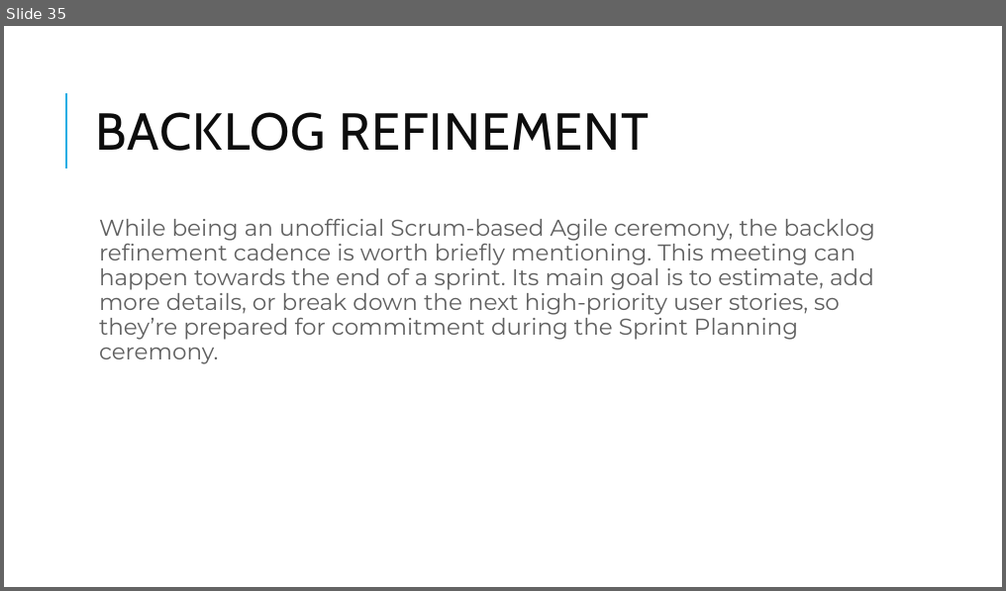
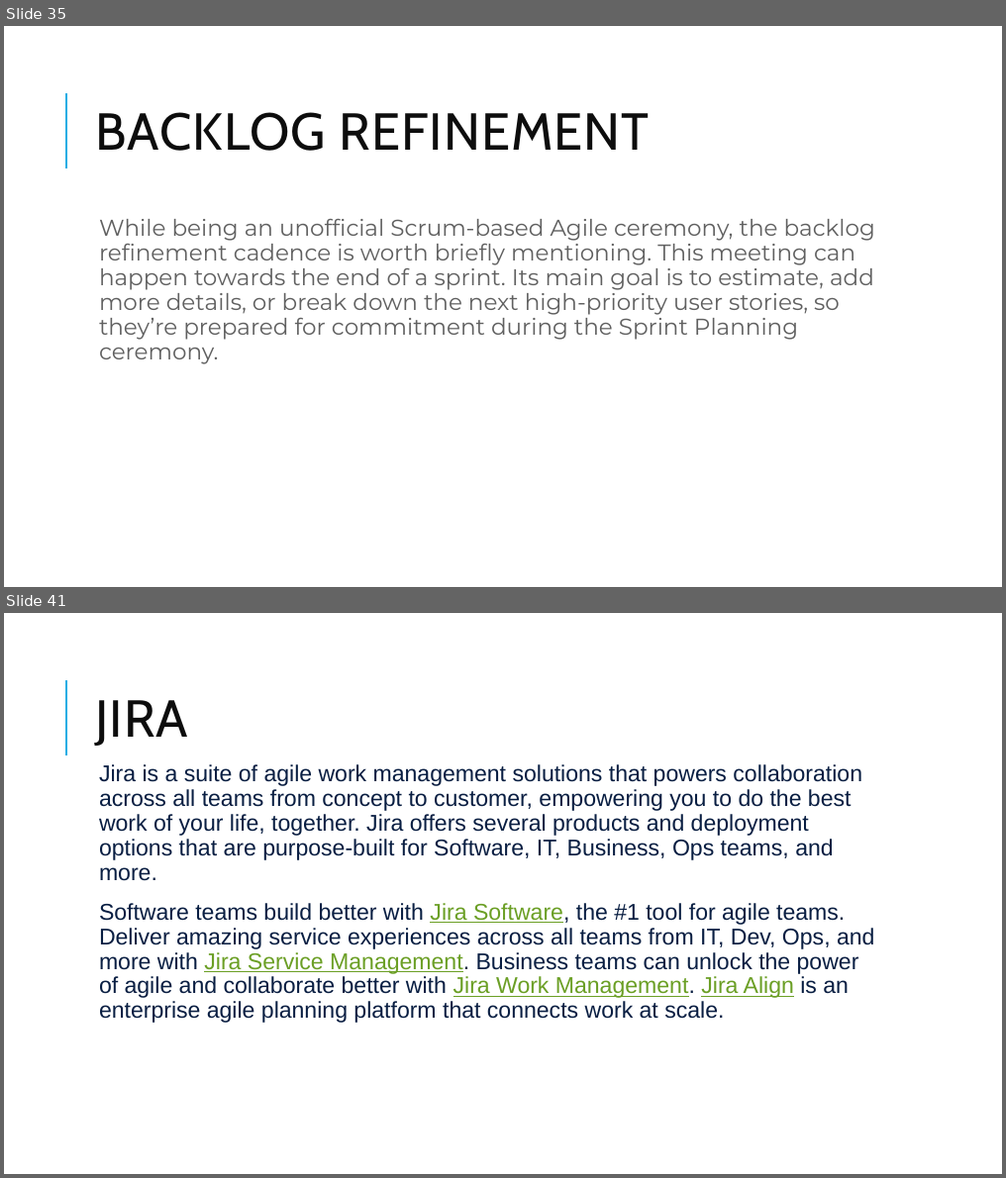
Before and after one commit to skandhwa/1stJulySimplelearn, a slide deck: Phase 1- Planning And Automation.pptx. Shown one above the other, each under a label of ours: slide 35 before the commit, slides 35 and 41 after it; the slides between them are not shown. The pictures are 1006x591 and 1006x1178 pixels, drawn with LibreOffice and Linux fonts; fonts in the diff are those of the drawing. Boxes give left, top, right and bottom in pixels: in the first picture for what was removed or moved away, otherwise in the second. Text is boxed around its words. In the diff, an @@ line names an element or a change of style, - is before the commit and + after.

```diff
--- a/Phase 1- Planning And Automation.pptx
+++ b/Phase 1- Planning And Automation.pptx
@@ slide 41 added at [4, 613, 1002, 1174], background #FFFFFF; not listed: 1 template element that a slide beside it also shows @@
@@ title added at [95, 700, 188, 746], 50 pt, text #0D0D0D @@
+JIRA
@@ text added at [99, 764, 874, 1023], 22 pt, text #091E42 @@
+  Jira is a suite of agile work management solutions that powers collaboration across all teams from concept to customer, empowering you to do the best work of your life, together. Jira offers several products and deployment options that are purpose-built for Software, IT, Business, Ops teams, and more.
+  Software teams build better with Jira Software, the #1 tool for agile teams. Deliver amazing service experiences across all teams from IT, Dev, Ops, and more with Jira Service Management. Business teams can unlock the power of agile and collaborate better with Jira Work Management. Jira Align is an enterprise agile planning platform that connects work at scale.
```
Also in this commit, not shown: 1 slide changed, 8 other slides added.
